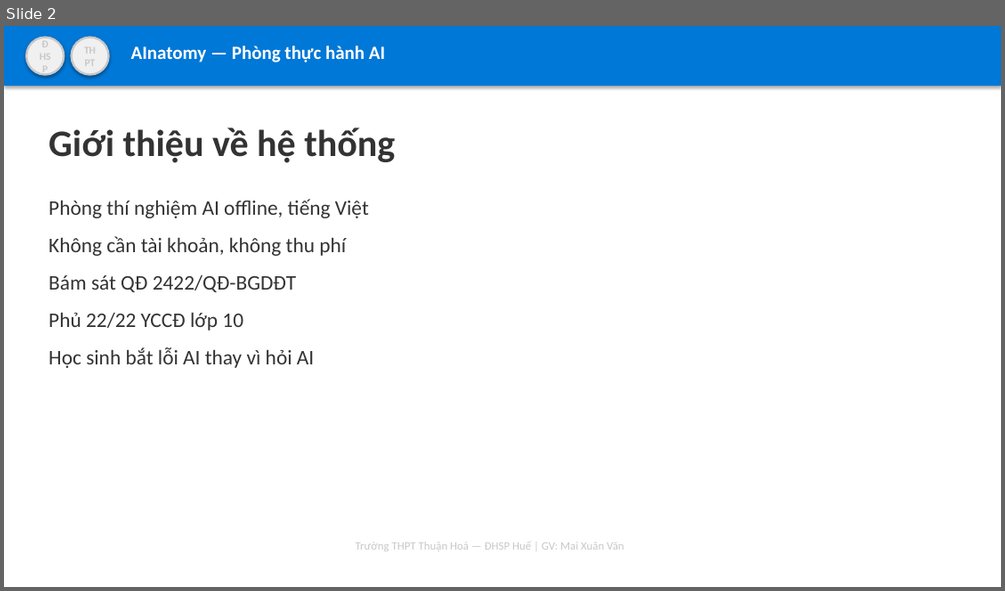
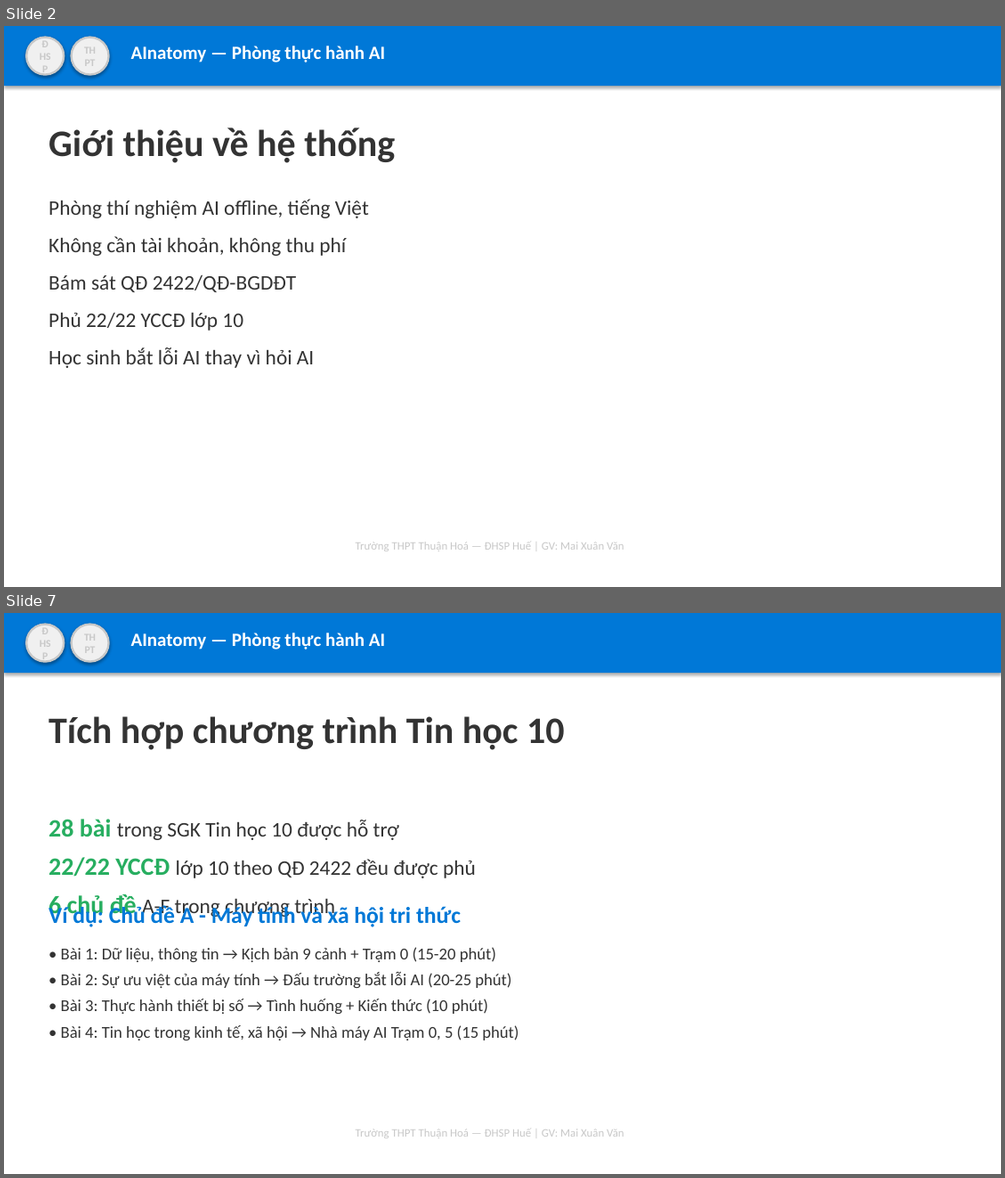
Before and after one commit to mxuanvan02/ainatomy, a slide deck: template_thuanhoa.pptx. Shown one above the other, each under a label of ours: slide 2 before the commit, slides 2 and 7 after it; the slides between them are not shown. The pictures are 1005x591 and 1005x1178 pixels, drawn with LibreOffice and Linux fonts; fonts in the diff are those of the drawing. Boxes give left, top, right and bottom in pixels: in the first picture for what was removed or moved away, otherwise in the second. Text is boxed around its words. In the diff, an @@ line names an element or a change of style, - is before the commit and + after.

Commit message:
Thêm template PowerPoint 8 slides và tài liệu tích hợp chương trình
- Tạo template_thuanhoa.pptx với 8 slides: bìa, giới thiệu, mục lục, 2 cột, kết thúc, giới thiệu hệ thống, tích hợp chương trình, hướng dẫn sử dụng
- Thêm HUONG_DAN_TICH_HOP.md: hướng dẫn tích hợp AInatomy vào 28 bài SGK Tin học 10
- Thêm HUONG_DAN_CHEN_LOGO.md: hướng dẫn chèn logo trường vào template
- Cập nhật README.md: thêm thông tin tác giả GV Mai Xuân Văn
- Nghiệm thu: 97/97 tiêu chí đạt

```diff
--- a/template_thuanhoa.pptx
+++ b/template_thuanhoa.pptx
@@ slide 7 added at [4, 613, 1001, 1174], background #FFFFFF @@
@@ rectangle added at [4, 613, 1001, 673], fill #0078D7 @@
@@ ellipse added at [26, 625, 64, 662], fill #F0F0F0, outline #C8C8C8 2 pt, 10 pt, text #C8C8C8, bold @@
+ĐHSP
@@ ellipse added at [72, 625, 109, 662], fill #F0F0F0, outline #C8C8C8 2 pt, 10 pt, text #C8C8C8, bold @@
+THPT
@@ text added at [131, 633, 385, 649], 18 pt, text #FFFFFF, bold @@
+AInatomy — Phòng thực hành AI
@@ text added at [48, 716, 565, 750], 36 pt, text #333333, bold @@
+Tích hợp chương trình Tin học 10
@@ text added at [48, 819, 476, 919], 20 pt, text #333333 @@
+28 bài trong SGK Tin học 10 được hỗ trợ
+22/22 YCCĐ lớp 10 theo QĐ 2422 đều được phủ
+6 chủ đề A-F trong chương trình
@@ text added at [48, 905, 518, 1040], 16 pt, text #333333 @@
+Ví dụ: Chủ đề A - Máy tính và xã hội tri thức
+• Bài 1: Dữ liệu, thông tin → Kịch bản 9 cảnh + Trạm 0 (15-20 phút)
+• Bài 2: Sự ưu việt của máy tính → Đấu trường bắt lỗi AI (20-25 phút)
+• Bài 3: Thực hành thiết bị số → Tình huống + Kiến thức (10 phút)
+• Bài 4: Tin học trong kinh tế, xã hội → Nhà máy AI Trạm 0, 5 (15 phút)
@@ text added at [356, 1129, 623, 1138], 11 pt, text #C8C8C8 @@
+Trường THPT Thuận Hoá — ĐHSP Huế | GV: Mai Xuân Văn
```
Also in this commit, not shown: 5 other slides added, 2 other files.
